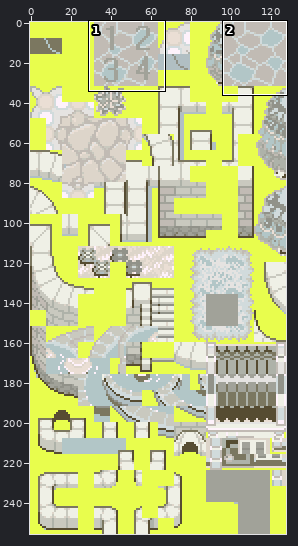
Two versions of one sprite sheet, data/tilesets/primary/vermillioncityprimary/tiles.png. The first picture is a wide view before the edit; the outline marks the close-up.
Close-up. Before the edit:
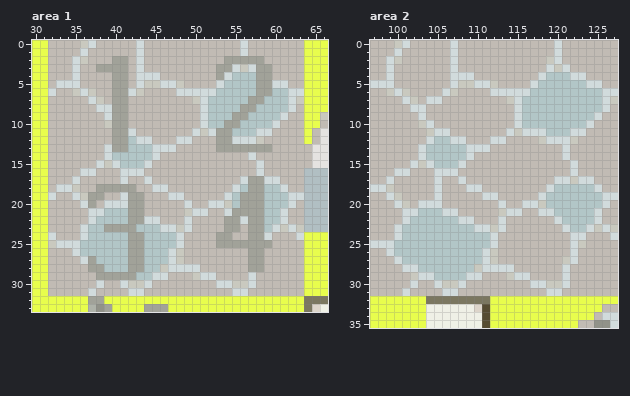
The file is 128x256 pixels. Shown: area 1: x 30..66, y 0..33; area 2: x 97..127, y 0..35.
After:
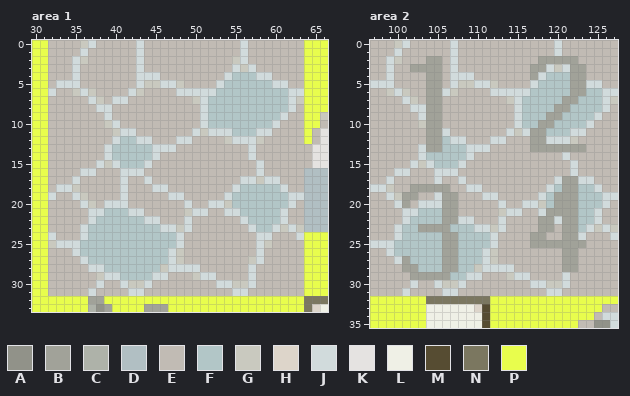
Palette (. is transparent): A #919289  B #a1a299  C #aeb2a9  D #b1bfc3  E #c1bbb4  F #b2c6c7  G #c9c9bf  H #ddd5ca  J #d1dbdc  K #e5e3e1  L #eff0e6  M #564c32  N #7b7760  P #e8fd4d
What changed:
--- area 1
@@ x 30..66 @@
  1 PPEEEEJEEEEEEJEEEEEEEEEEEEJEEEEEEEPPP
- 2 PPEEEJGEEEBBEJEEEEEEEEEEBBBBBEEEEEPPP
- 3 PPEEEJEEBBBBEJEEEEEEEEEBBJGJBBEEEEPPP
- 4 PPEEEJEEEEBBEJJJEEEEEEEBJFFFBBEEEEPPP
- 5 PPEJJJEEEEBBEJGGJJGEEEEJFFFFBBJJEEPPP
- 6 PPJEEGJGEEBBJGEEEEJJJJJFFFFFBBFFJJPPP
- 7 PPEEEEEJGEBBEEEEEEEEGJFFFFFBBFFFJGPPP
- 8 PPEEEEEEJJBBEEEEEEEEEJFFFFBBFFFFJEPPP
- 9 PPEEEEEEEJBBEEEEEEEEEJFFFBBFFFFJEEPPG
-10 PPEEEEEEEGBBEEEEEEEEEJFFBBFFFFJEEEPPE
-11 PPEEEEEEEEBBJEEEEEEEJGJBBFFFJJEEEEPEK
-12 PPEEEEEEEEBBFJJEEEJJEEEBBJJJGEEEEEPEK
-13 PPEEEEEEEJBBFFFJJJEEEEEBBBBBBBEEEEEKK
+ 2 PPEEEJGEEEEEEJEEEEEEEEEEEGJEEEEEEEPPP
+ 3 PPEEEJEEEEEEEJEEEEEEEEEEEJGJEEEEEEPPP
+ 4 PPEEEJEEEEEEEJJJEEEEEEEEJFFFJJEEEEPPP
+ 5 PPEJJJEEEEEEEJGGJJGEEEEJFFFFFFJJEEPPP
+ 6 PPJEEGJGEEEEJGEEEEJJJJJFFFFFFFFFJJPPP
+ 7 PPEEEEEJGEJJEEEEEEEEGJFFFFFFFFFFJGPPP
+ 8 PPEEEEEEJJEEEEEEEEEEEJFFFFFFFFFFJEPPP
+ 9 PPEEEEEEEJEEEEEEEEEEEJFFFFFFFFFJEEPPG
+10 PPEEEEEEEGJEEEEEEEEEEJFFFFFFFFJEEEPPE
+11 PPEEEEEEEEGJJEEEEEEEJGJJJFFFJJEEEEPEK
+12 PPEEEEEEEEJFFJJEEEJJEEEEGJJJGEEEEEPEK
+13 PPEEEEEEEJFFFFFJJJEEEEEEEEEJEEEEEEEKK
 14 PPEEEEEEEJFFFFFJEEEEEEEEEEEJEEEEEEEKK
@@ x 30..66 @@
 16 PPEEEEJJEEEJJJEEEEEEEEEEEEEEJEEEEEDDD
-17 PPEEEJEEEEEJEEJEEEEEEEEEEEJBBJJEEEDDD
-18 PPEJJGEEBBBBBEEJJEEEEEEEEJFBBFFJEEDDD
-19 PPJEEJGBBEEJBBEEEJJEEEEEJFBBBFFFJJDDD
-20 PPEEEEJBEJJJBBEEEEEJEEJJGFBBBFFFJEDDD
-21 PPEEEEEJJFFFBBEEEEEGJJEEJBBBBFFJEEDDD
-22 PPEEEEEJFFFFBBJJEEEJEEEEBBJBBFFJEEDDD
-23 PPEEEEJFFBBBBFFFJJGJEEEEBBEBBFJGJGDDD
-24 PPJEEEJFFFFFBBFFFFJEEEEBBEEBBJEEEJPPP
-25 PPGJJJFFFFFFBBFFFFJEEEEBBBBBBBEEEEPPP
-26 PPEEEJFFFFFFBBFFFJGEEEEEEEEBBEEEEEPPP
-27 PPEEEEJBFFFFBBFFFJGEEEEEEEEBBEEEEEPPP
-28 PPEEEEEBBFFFBBFFGJJJJEEEEEEBBEEEEEPPP
-29 PPEEEEEEBBBBBFFJJEEEGJJEEEEJEEEEEEPPP
+17 PPEEEJEEEEEJEEJEEEEEEEEEEEJJGJJEEEDDD
+18 PPEJJGEEEEEJEEEJJEEEEEEEEJFFFFFJEEDDD
+19 PPJEEJGEEEEJEEEEEJJEEEEEJFFFFFFFJJDDD
+20 PPEEEEJGEJJJEEEEEEEJEEJJGFFFFFFFJEDDD
+21 PPEEEEEJJFFFJJEEEEEGJJEEJJFFFFFJEEDDD
+22 PPEEEEEJFFFFFFJJEEEJEEEEEEJFFFFJEEDDD
+23 PPEEEEJFFFFFFFFFJJGJEEEEEEEJFFJGJGDDD
+24 PPJEEEJFFFFFFFFFFFJEEEEEEEEEJJEEEJPPP
+25 PPGJJJFFFFFFFFFFFFJEEEEEEEEEJGEEEEPPP
+26 PPEEEJFFFFFFFFFFFJGEEEEEEEEEJEEEEEPPP
+27 PPEEEEJFFFFFFFFFFJGEEEEEEEEGJEEEEEPPP
+28 PPEEEEEJJFFFFFFFGJJJJEEEEEEJEEEEEEPPP
+29 PPEEEEEEGJJFFFFJJEEEGJJEEEEJEEEEEEPPP
 30 PPEEEEEEJEEJGGJEEEEEEEEJJGGJEEEEEEPPP
--- area 2
@@ x 97..127 @@
  1 EEEJEEEEEEJEEEEEEEEEEEEJEEEEEEE
- 2 EEJGEEEEEEJEEEEEEEEEEEGJEEEEEEE
- 3 EEJEEEEEEEJEEEEEEEEEEEJGJEEEEEE
- 4 EEJEEEEEEEJJJEEEEEEEEJFFFJJEEEE
- 5 JJJEEEEEEEJGGJJGEEEEJFFFFFFJJEE
- 6 EEGJGEEEEJGEEEEJJJJJFFFFFFFFFJJ
- 7 EEEEJGEJJEEEEEEEEGJFFFFFFFFFFJG
- 8 EEEEEJJEEEEEEEEEEEJFFFFFFFFFFJE
- 9 EEEEEEJEEEEEEEEEEEJFFFFFFFFFJEE
-10 EEEEEEGJEEEEEEEEEEJFFFFFFFFJEEE
-11 EEEEEEEGJJEEEEEEEJGJJJFFFJJEEEE
-12 EEEEEEEJFFJJEEEJJEEEEGJJJGEEEEE
-13 EEEEEEJFFFFFJJJEEEEEEEEEJEEEEEE
+ 2 EEJGEEEBBEJEEEEEEEEEEBBBBBEEEEE
+ 3 EEJEEBBBBEJEEEEEEEEEBBJGJBBEEEE
+ 4 EEJEEEEBBEJJJEEEEEEEBJFFFBBEEEE
+ 5 JJJEEEEBBEJGGJJGEEEEJFFFFBBJJEE
+ 6 EEGJGEEBBJGEEEEJJJJJFFFFFBBFFJJ
+ 7 EEEEJGEBBEEEEEEEEGJFFFFFBBFFFJG
+ 8 EEEEEJJBBEEEEEEEEEJFFFFBBFFFFJE
+ 9 EEEEEEJBBEEEEEEEEEJFFFBBFFFFJEE
+10 EEEEEEGBBEEEEEEEEEJFFBBFFFFJEEE
+11 EEEEEEEBBJEEEEEEEJGJBBFFFJJEEEE
+12 EEEEEEEBBFJJEEEJJEEEBBJJJGEEEEE
+13 EEEEEEJBBFFFJJJEEEEEBBBBBBBEEEE
 14 EEEEEEJFFFFFJEEEEEEEEEEEJEEEEEE
@@ x 97..127 @@
 16 EEEJJEEEJJJEEEEEEEEEEEEEEJEEEEE
-17 EEJEEEEEJEEJEEEEEEEEEEEJJGJJEEE
-18 JJGEEEEEJEEEJJEEEEEEEEJFFFFFJEE
-19 EEJGEEEEJEEEEEJJEEEEEJFFFFFFFJJ
-20 EEEJGEJJJEEEEEEEJEEJJGFFFFFFFJE
-21 EEEEJJFFFJJEEEEEGJJEEJJFFFFFJEE
-22 EEEEJFFFFFFJJEEEJEEEEEEJFFFFJEE
-23 EEEJFFFFFFFFFJJGJEEEEEEEJFFJGJG
-24 EEEJFFFFFFFFFFFJEEEEEEEEEJJEEEJ
-25 JJJFFFFFFFFFFFFJEEEEEEEEEJGEEEE
-26 EEJFFFFFFFFFFFJGEEEEEEEEEJEEEEE
-27 EEEJFFFFFFFFFFJGEEEEEEEEGJEEEEE
-28 EEEEJJFFFFFFFGJJJJEEEEEEJEEEEEE
-29 EEEEEGJJFFFFJJEEEGJJEEEEJEEEEEE
+17 EEJEEEEEJEEJEEEEEEEEEEEJBBJJEEE
+18 JJGEEBBBBBEEJJEEEEEEEEJFBBFFJEE
+19 EEJGBBEEJBBEEEJJEEEEEJFBBBFFFJJ
+20 EEEJBEJJJBBEEEEEJEEJJGFBBBFFFJE
+21 EEEEJJFFFBBEEEEEGJJEEJBBBBFFJEE
+22 EEEEJFFFFBBJJEEEJEEEEBBJBBFFJEE
+23 EEEJFFBBBBFFFJJGJEEEEBBEBBFJGJG
+24 EEEJFFFFFBBFFFFJEEEEBBEEBBJEEEJ
+25 JJJFFFFFFBBFFFFJEEEEBBBBBBBEEEE
+26 EEJFFFFFFBBFFFJGEEEEEEEEBBEEEEE
+27 EEEJBFFFFBBFFFJGEEEEEEEEBBEEEEE
+28 EEEEBBFFFBBFFGJJJJEEEEEEBBEEEEE
+29 EEEEEBBBBBFFJJEEEGJJEEEEJEEEEEE
 30 EEEEEJEEJGGJEEEEEEEEJJGGJEEEEEE
